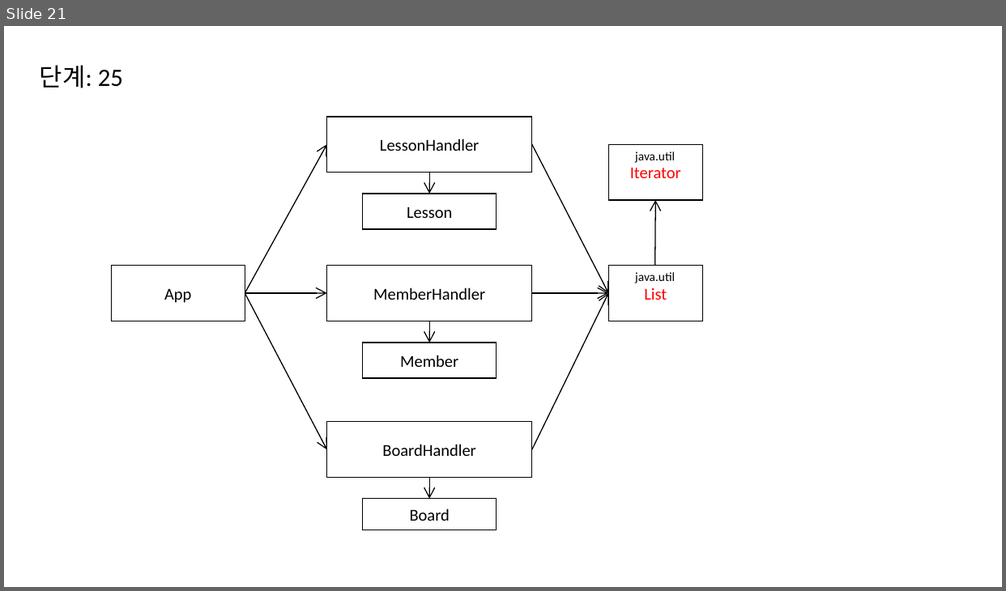
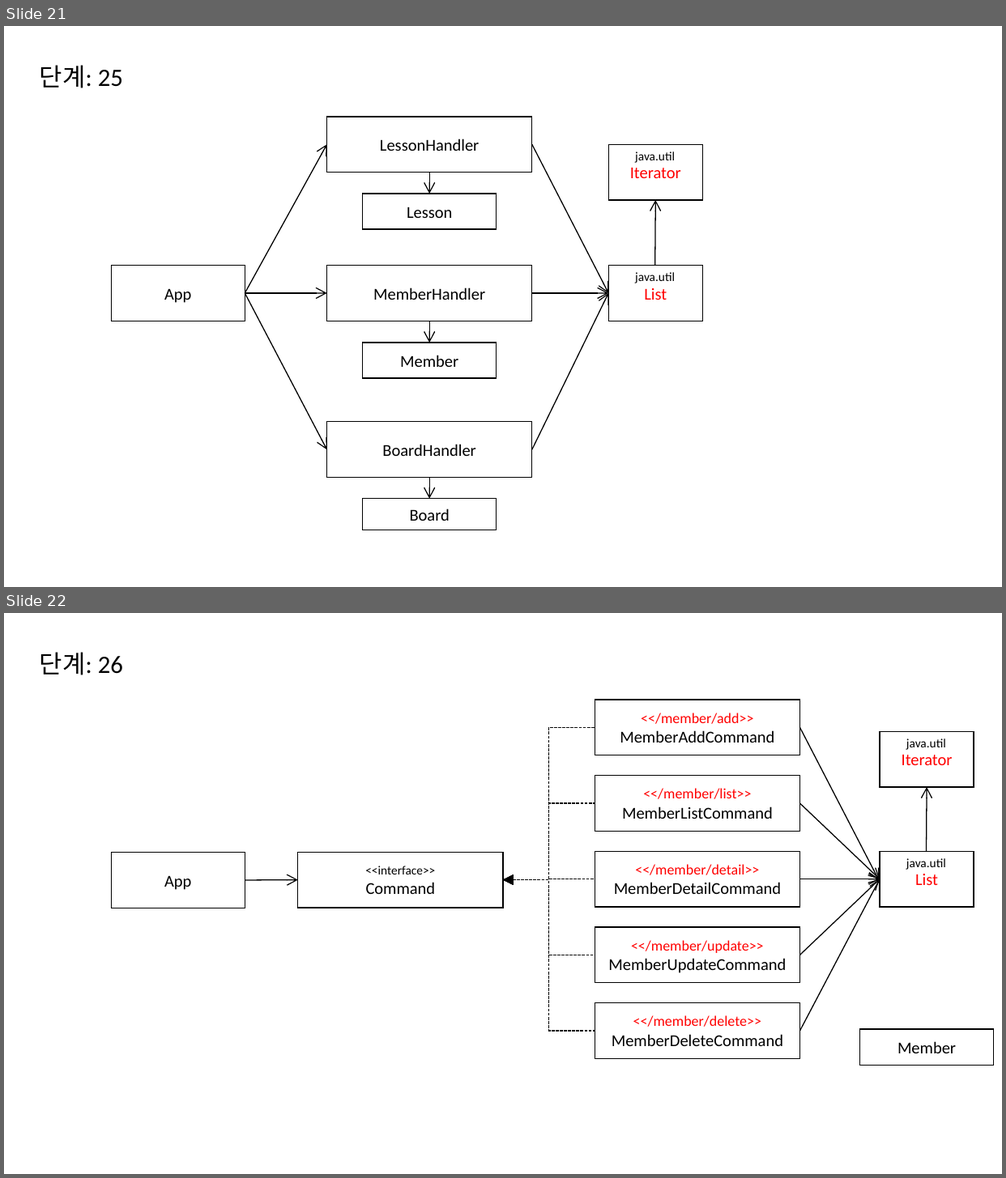
Before and after one commit to eomjinyoung/bitcamp-20191202, a slide deck: ClassDiagram.pptx. Shown one above the other, each under a label of ours: slide 21 before the commit, slides 21 and 22 after it. The pictures are 1006x591 and 1006x1178 pixels, drawn with LibreOffice and Linux fonts; fonts in the diff are those of the drawing. Boxes give left, top, right and bottom in pixels: in the first picture for what was removed or moved away, otherwise in the second. Text is boxed around its words. In the diff, an @@ line names an element or a change of style, - is before the commit and + after.

```diff
--- a/ClassDiagram.pptx
+++ b/ClassDiagram.pptx
@@ slide 22 added at [4,613,1002,1174], background #FFFFFF @@
@@ text added at [40,652,123,675], 24 pt, text #000000 @@
+단계: 26
@@ rectangle added at [594,700,799,756], outline #000000 1 pt, 16 pt, text #000000 @@
+<</member/add>>
+MemberAddCommand
@@ elbow arrow added from (594, 727) to (503, 880), #000000 1 pt dashed @@
@@ arrow added from (799, 727) to (879, 880), #000000 1 pt @@
@@ rectangle added at [880,731,974,786], outline #000000 1 pt, 16 pt, text #FF0000 @@
+Iterator
@@ text added at [906,739,946,750], 12 pt, text #000000 @@
+java.util
@@ rectangle added at [594,776,799,831], outline #000000 1 pt, 16 pt, text #000000 @@
+<</member/list>>
+MemberListCommand
@@ elbow arrow added from (594, 803) to (503, 880), #000000 1 pt dashed @@
@@ arrow added from (799, 803) to (880, 879), #000000 1 pt @@
@@ arrow added from (927, 852) to (927, 787), #000000 1 pt @@
@@ rectangle added at [111,853,245,908], outline #000000 1 pt, 16 pt, text #000000 @@
+App
@@ rectangle added at [298,853,503,908], outline #000000 1 pt, 12 pt, text #000000 @@
+<<interface>>
+Command
@@ rectangle added at [594,852,799,907], outline #000000 1 pt, 16 pt, text #000000 @@
+<</member/detail>>
+MemberDetailCommand
@@ rectangle added at [880,852,974,907], outline #000000 1 pt, 16 pt, text #FF0000 @@
+List
@@ elbow arrow added from (594, 879) to (503, 880), #000000 1 pt dashed @@
@@ arrow added from (799, 879) to (880, 879), #000000 1 pt @@
@@ arrow added from (799, 955) to (880, 879), #000000 1 pt @@
@@ arrow added from (799, 1031) to (880, 879), #000000 1 pt @@
@@ text added at [906,858,946,870], 12 pt, text #000000 @@
+java.util
@@ arrow added from (245, 880) to (298, 880), #000000 1 pt @@
@@ elbow arrow added from (594, 955) to (503, 880), #000000 1 pt dashed @@
@@ elbow arrow added from (594, 1031) to (503, 880), #000000 1 pt dashed @@
@@ rectangle added at [594,927,799,983], outline #000000 1 pt, 16 pt, text #000000 @@
+<</member/update>>
+MemberUpdateCommand
@@ rectangle added at [594,1003,799,1059], outline #000000 1 pt, 16 pt, text #000000 @@
+<</member/delete>>
+MemberDeleteCommand
@@ rectangle added at [859,1029,994,1065], outline #000000 1 pt, 16 pt, text #000000 @@
+Member
```
Also in this commit, not shown: 10 other files.
